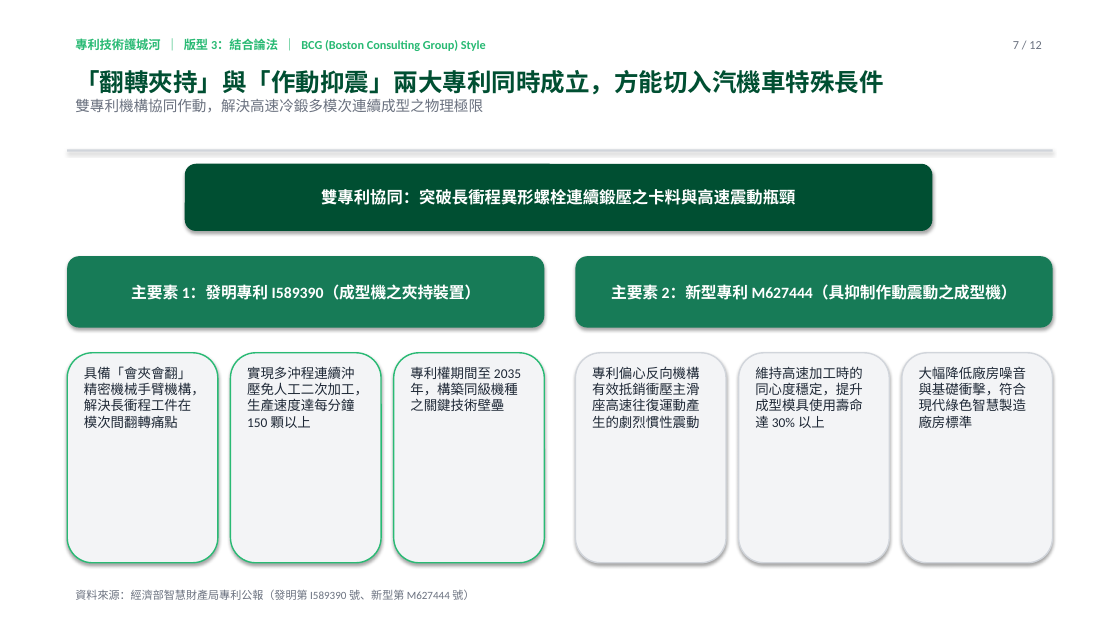
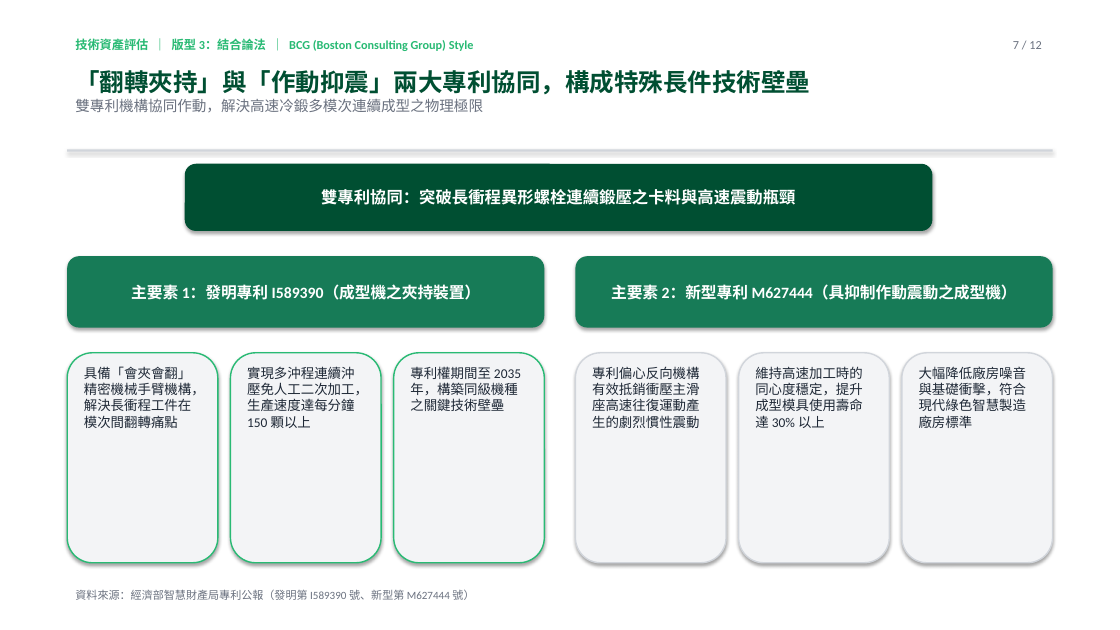
Before and after one commit to davidyeh51/bd-intel-portal, a slide deck: slide 7 of sansing_consulting_deck.pptx. Drawn at 1120x630 pixels with LibreOffice and Linux fonts; fonts in the diff are those of the drawing. Boxes give left, top, right and bottom in pixels: in the first picture for what was removed or moved away, otherwise in the second. Text is boxed around its words. In the diff, an @@ line names an element or a change of style, - is before the commit and + after.

```diff
--- a/sansing_consulting_deck.pptx
+++ b/sansing_consulting_deck.pptx
@@ text at (75,37,474,54): text changed @@
-專利技術護城河 ｜ 版型 3：結合論法 ｜ BCG (Boston Consulting Group) Style
+技術資產評估 ｜ 版型 3：結合論法 ｜ BCG (Boston Consulting Group) Style
@@ text at (75,70,810,94): text changed @@
-「翻轉夾持」與「作動抑震」兩大專利同時成立，方能切入汽機車特殊長件
+「翻轉夾持」與「作動抑震」兩大專利協同，構成特殊長件技術壁壘
```
Also in this commit, not shown: 10 other slides changed, 1 slide added, 1 slide removed, 3 other files.
